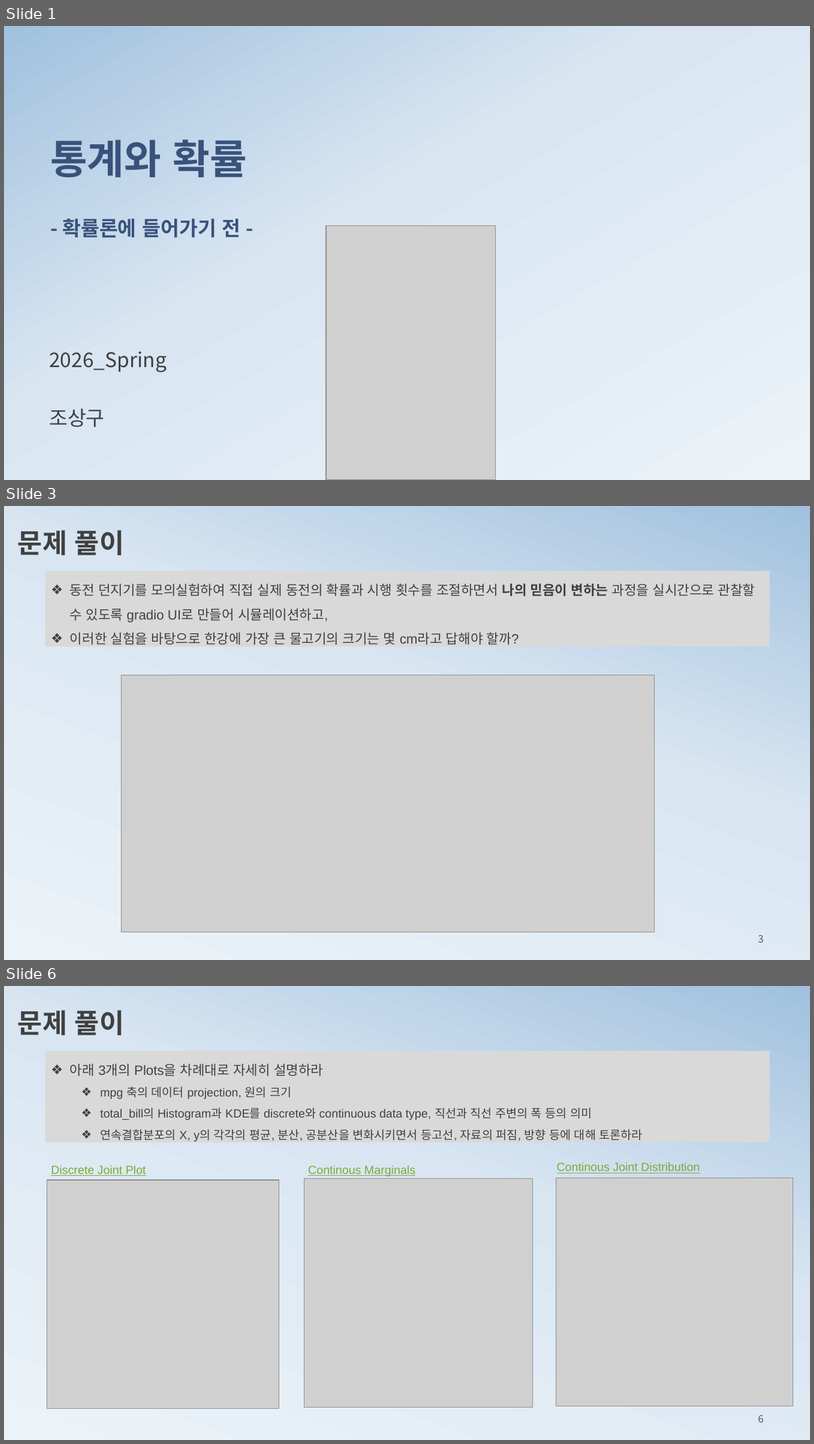
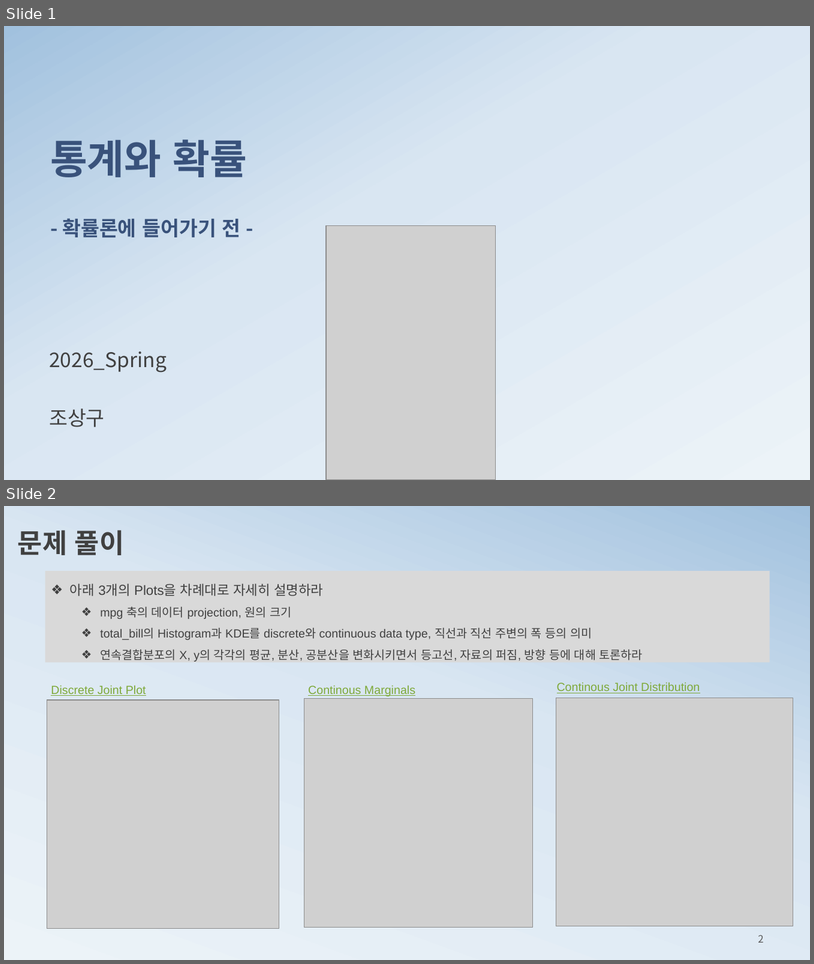
Before and after one commit to ancestor9/mathematics-for-machine-learning, a slide deck: 2_histogram2probability.pptx. Shown one above the other, each under a label of ours: slides 1, 3 and 6 before the commit, slides 1 and 2 after it; the slides between them are not shown. The pictures are 814x1444 and 814x964 pixels, drawn with LibreOffice and Linux fonts; fonts in the diff are those of the drawing; grey boxes stand for pictures; background and template pictures are left out. Boxes give left, top, right and bottom in pixels: in the first picture for what was removed or moved away, otherwise in the second. Text is boxed around its words. In the diff, an @@ line names an element or a change of style, - is before the commit and + after.

```diff
--- a/2_histogram2probability.pptx
+++ b/2_histogram2probability.pptx
@@ slide 3 removed at (x1=4, y1=506, x2=810, y2=960), background gradient #ECF3F8 to #D9E6F2 to #A1C1DE @@
@@ text removed at (x1=18, y1=530, x2=124, y2=555) @@
-문제 풀이
@@ rectangle removed at (x1=45, y1=571, x2=770, y2=646) @@
-❖ 동전 던지기를 모의실험하여 직접 실제 동전의 확률과 시행 횟수를 조절하면서 나의 믿음이 변하는 과정을 실시간으로 관찰할 수 있도록 gradio UI로 만들어 시뮬레이션하고,
-❖ 이러한 실험을 바탕으로 한강에 가장 큰 물고기의 크기는 몇 cm라고 답해야 할까?
@@ picture removed at (x1=122, y1=675, x2=655, y2=931) @@
@@ page number removed at (x1=758, y1=934, x2=764, y2=942) @@
-3
@@ what was slide 6 is now slide 2 @@
@@ page number at (x1=758, y1=934, x2=764, y2=942): text changed @@
-6
+2
```
Also in this commit, not shown: 3 other slides removed, 2 other files.
